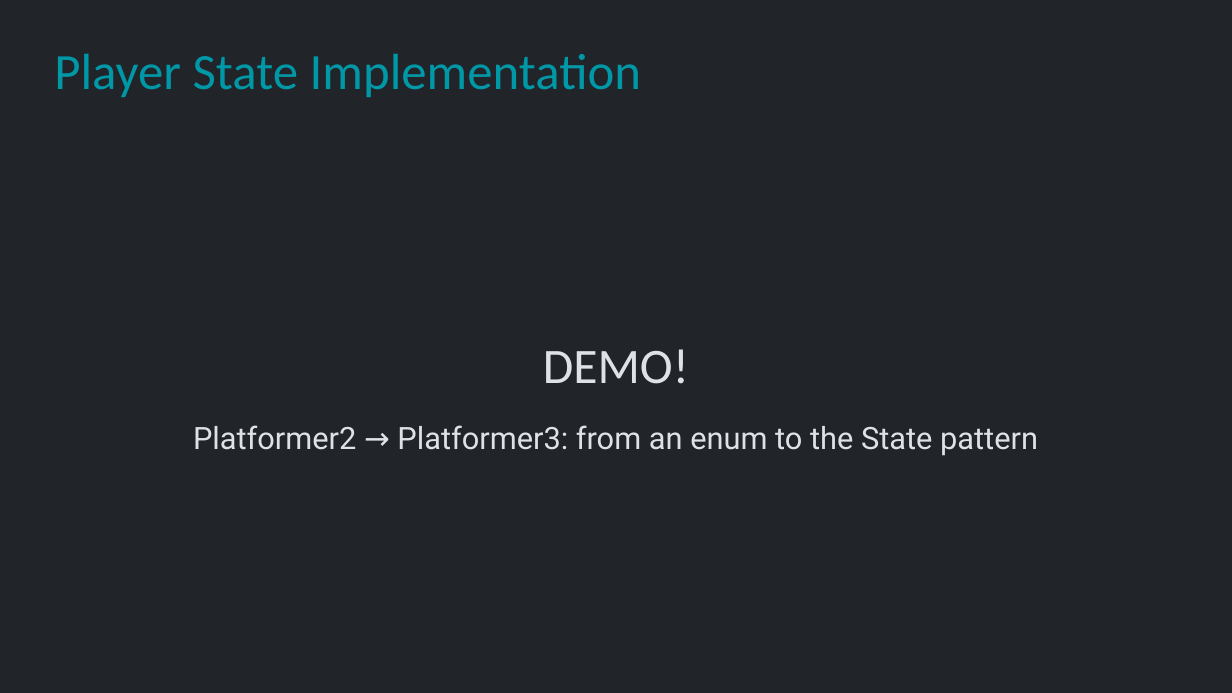
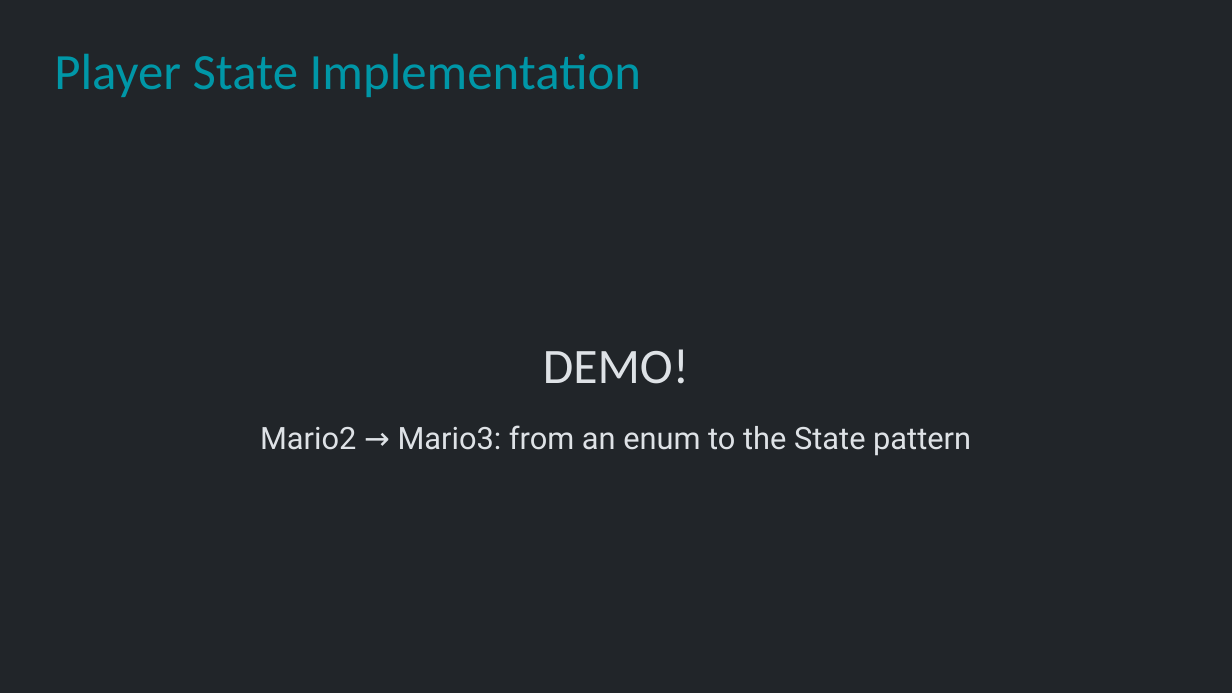
Before and after one commit to Metamate/gar, a slide deck: slide 32 of slides/06 Super Mario Bros.pptx. Drawn at 1232x693 pixels with LibreOffice and Linux fonts; fonts in the diff are those of the drawing. Boxes give left, top, right and bottom in pixels: in the first picture for what was removed or moved away, otherwise in the second. Text is boxed around its words. In the diff, an @@ line names an element or a change of style, - is before the commit and + after.

```diff
--- a/slides/06 Super Mario Bros.pptx
+++ b/slides/06 Super Mario Bros.pptx
@@ text at [260, 425, 971, 456]: text changed @@
-Platformer2 → Platformer3: from an enum to the State pattern
+Mario2 → Mario3: from an enum to the State pattern
```
Also in this commit, not shown: 11 other slides changed, 17 other files.
